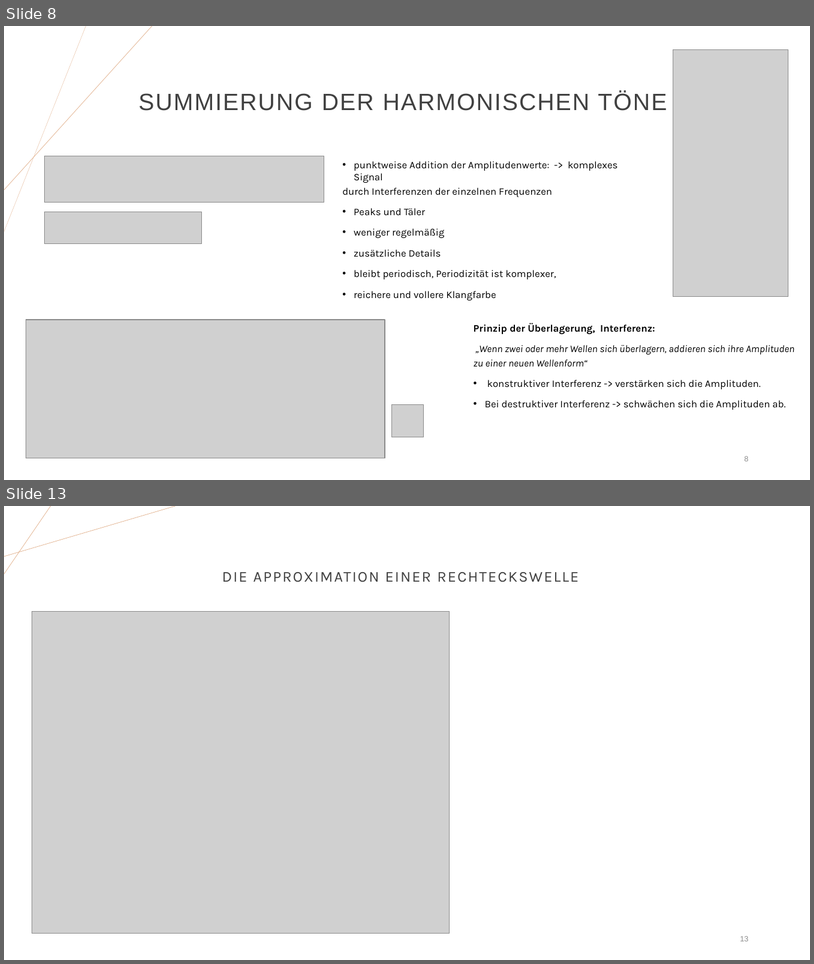
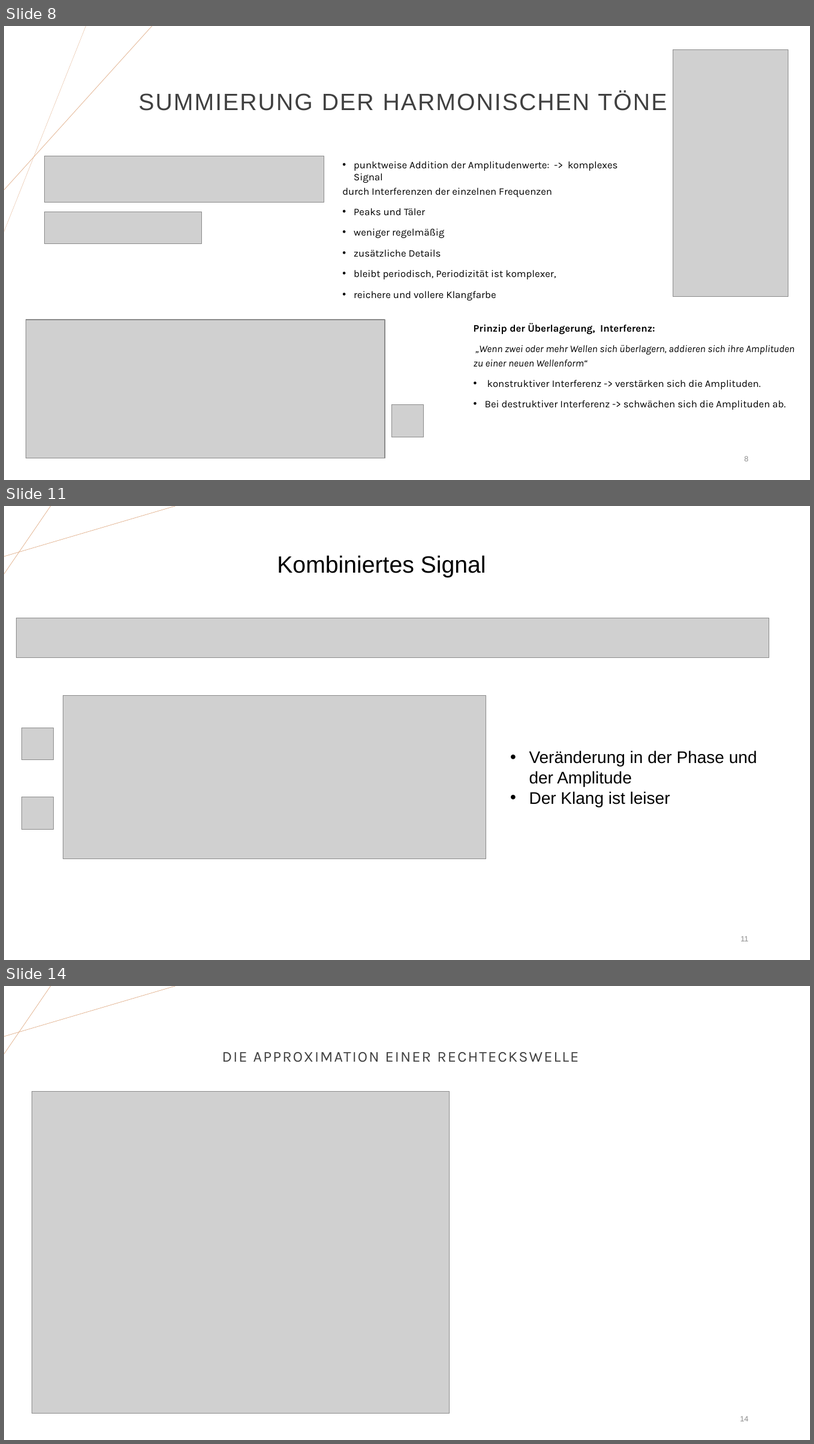
Before and after one commit to JoHoppe/LaborSprache, a slide deck: Digitale Sprachverarbeitung.pptx. Shown one above the other, each under a label of ours: slides 8 and 13 before the commit, slides 8, 11 and 14 after it; the slides between them are not shown. The pictures are 814x964 and 814x1444 pixels, drawn with LibreOffice and Linux fonts; fonts in the diff are those of the drawing; grey boxes stand for pictures. Boxes give left, top, right and bottom in pixels: in the first picture for what was removed or moved away, otherwise in the second. Text is boxed around its words. In the diff, an @@ line names an element or a change of style, - is before the commit and + after.

```diff
--- a/Digitale Sprachverarbeitung.pptx
+++ b/Digitale Sprachverarbeitung.pptx
@@ slide 11 added at bbox=[4, 506, 810, 960], background #FFFFFF; not listed: 2 template elements that a slide beside it also shows @@
@@ text added at bbox=[277, 555, 486, 577], 28 pt, text #000000 @@
+Kombiniertes Signal
@@ picture added at bbox=[16, 618, 769, 657] @@
@@ picture added at bbox=[63, 696, 486, 859] @@
@@ picture added at bbox=[21, 727, 54, 759] @@
@@ text added at bbox=[530, 750, 758, 807], 20 pt, text #000000 @@
+• Veränderung in der Phase und der Amplitude
+• Der Klang ist leiser
@@ picture added at bbox=[21, 797, 54, 829] @@
@@ page number added at bbox=[741, 936, 749, 941], 9 pt, text #8C8C8C @@
+11
@@ what was slide 13 is now slide 14 @@
@@ page number at bbox=[740, 1416, 749, 1421]: text changed @@
-13
+14
```
Also in this commit, not shown: 1 slide changed, 3 other slides added, 3 slides removed, 2 other files.
